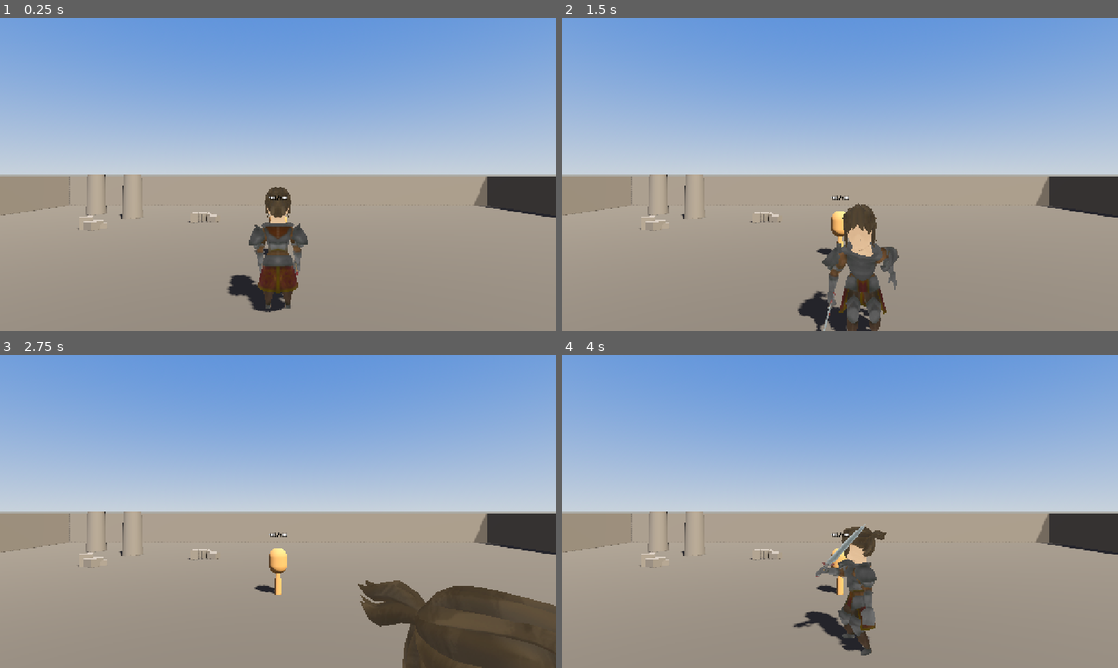
Above: before the commit, frames 1-4 (two rows, left to right).
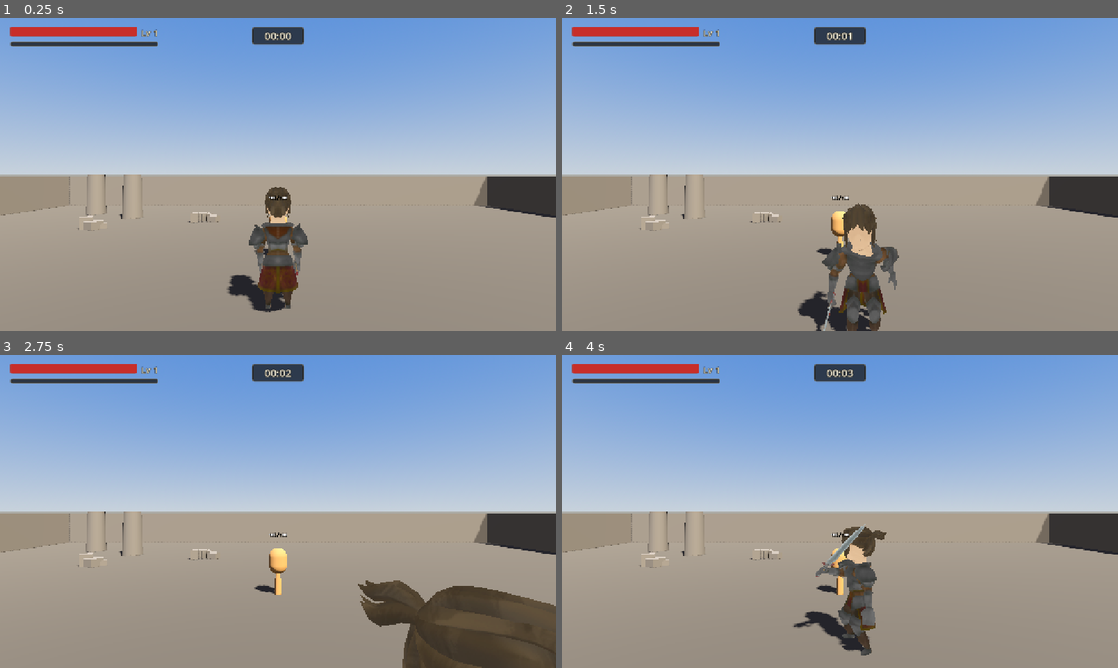
Above: after the commit, the same moments.

Repository: muzzammilminhas/ironhold
Game: Godot game, scene res://scenes/Main.tscn
The game is run twice, just before and just after one commit, with the same random seed, the same clock (stepped at 60 frames per second) and the same inputs.
Inputs:
- Up to frame 1 (0.25 s): no input
- Up to frame 2 (1.5 s): hold D (move_right) 0.53-1.28 s; tap Space (attack) at 0.6 s; tap Shift (dodge) at 0.8, 1.35 s; hold S (move_back) from 1.28 s (still down)
- Up to frame 3 (2.75 s): tap Space (attack) at 1.55, 2.1 s; release S (move_back) at 2.03 s; hold D (move_right) from 2.03 s (still down); tap Shift (dodge) at 2.3 s
- Up to frame 4 (4 s): release D (move_right) at 2.78 s; hold W (move_forward) 2.78-3.53 s; tap Shift (dodge) at 2.85, 3.8 s; tap Space (attack) at 3.05, 3.6 s; hold A (move_left) from 3.53 s (still down)

The runs differ from the first frame. In frame 1, 1.7% of the frame differs, in the area x 1-55%, y 2-10%; in frame 2, 1.7%; in frame 3, 1.7%; in frame 4, 1.7%.

Commit message:
Phase 6: HUD, death screen, restart flow
- hud.gd + HUD.tscn: health bar, XP bar, level badge, mm:ss run timer.
  Pure display - reads GameState via its existing signals, writes nothing.
- death_screen.gd + DeathScreen.tscn: on GameState.player_died, pauses the
  tree and reports survival time / enemies defeated / level reached.
  Restart calls get_tree().reload_current_scene() - GameState is an
  autoload and survives scene reloads, and main.gd already calls
  GameState.start_run() with a fresh seed on _ready(), so a full scene
  reload alone is enough to get a genuinely new run with no manual state
  teardown needed.
- player_controller.gd now reacts to its own death: freezes movement/input
  and plays the Death animation instead of just going inert.
- tools/phase6_test.gd exercises the full loop end to end: deal damage ->
  HUD bar matches GameState -> lethal damage -> tree pauses, death screen
  shows real stats, player marked dead -> click restart -> tree resumes,
  health/timer back to a fresh run's values, arena re-seeds.

Co-Authored-By: Claude Sonnet 5 <noreply@anthropic.com>

Diff:
--- /dev/null
+++ b/scenes/DeathScreen.tscn
@@ -0,0 +1,72 @@
+[gd_scene load_steps=3 format=3]
+
+[ext_resource type="Script" path="res://scripts/death_screen.gd" id="1"]
+
+[sub_resource type="StyleBoxFlat" id="StyleBox_button"]
+bg_color = Color(0.14, 0.12, 0.1, 0.95)
+border_width_left = 3
+border_width_top = 3
+border_width_right = 3
+border_width_bottom = 3
+border_color = Color(0.72, 0.6, 0.32, 1)
+corner_radius_top_left = 8
+corner_radius_top_right = 8
+corner_radius_bottom_right = 8
+corner_radius_bottom_left = 8
+content_margin_left = 24.0
+content_margin_top = 12.0
+content_margin_right = 24.0
+content_margin_bottom = 12.0
+
+[node name="DeathScreen" type="CanvasLayer"]
+process_mode = 3
+layer = 20
+script = ExtResource("1")
+
+[node name="Root" type="Control" parent="."]
+anchors_preset = 15
+anchor_right = 1.0
+anchor_bottom = 1.0
+
+[node name="Dim" type="ColorRect" parent="Root"]
+anchors_preset = 15
+anchor_right = 1.0
+anchor_bottom = 1.0
+color = Color(0, 0, 0, 0.7)
+mouse_filter = 1
+
+[node name="CenterContainer" type="CenterContainer" parent="Root"]
+anchors_preset = 15
+anchor_right = 1.0
+anchor_bottom = 1.0
+
+[node name="VBoxContainer" type="VBoxContainer" parent="Root/CenterContainer"]
+theme_override_constants/separation = 22
+alignment = 1
+
+[node name="Title" type="Label" parent="Root/CenterContainer/VBoxContainer"]
+horizontal_alignment = 1
+theme_override_font_sizes/font_size = 52
+theme_override_colors/font_color = Color(0.8, 0.18, 0.16, 1)
+theme_override_colors/font_outline_color = Color(0.08, 0.06, 0.05, 1)
+theme_override_constants/outline_size = 8
+text = "YOU DIED"
+
+[node name="StatsLabel" type="Label" parent="Root/CenterContainer/VBoxContainer"]
+horizontal_alignment = 1
+theme_override_font_sizes/font_size = 22
+theme_override_colors/font_color = Color(0.92, 0.88, 0.8, 1)
+theme_override_colors/font_outline_color = Color(0.08, 0.06, 0.05, 1)
+theme_override_constants/outline_size = 4
+text = "Survived 00:00
+Enemies defeated: 0
+Level reached: 1"
+
+[node name="RestartButton" type="Button" parent="Root/CenterContainer/VBoxContainer"]
+custom_minimum_size = Vector2(220, 56)
+size_flags_horizontal = 4
+theme_override_font_sizes/font_size = 22
+theme_override_styles/normal = SubResource("StyleBox_button")
+theme_override_styles/hover = SubResource("StyleBox_button")
+theme_override_styles/pressed = SubResource("StyleBox_button")
+text = "Try Again"
--- /dev/null
+++ b/scenes/HUD.tscn
@@ -0,0 +1,119 @@
+[gd_scene load_steps=6 format=3]
+
+[ext_resource type="Script" path="res://scripts/hud.gd" id="1"]
+
+[sub_resource type="StyleBoxFlat" id="StyleBox_bar_bg"]
+bg_color = Color(0.08, 0.07, 0.06, 0.75)
+border_width_left = 2
+border_width_top = 2
+border_width_right = 2
+border_width_bottom = 2
+border_color = Color(0.4, 0.36, 0.28, 0.9)
+corner_radius_top_left = 4
+corner_radius_top_right = 4
+corner_radius_bottom_right = 4
+corner_radius_bottom_left = 4
+
+[sub_resource type="StyleBoxFlat" id="StyleBox_health_fill"]
+bg_color = Color(0.78, 0.18, 0.16, 1)
+corner_radius_top_left = 3
+corner_radius_top_right = 3
+corner_radius_bottom_right = 3
+corner_radius_bottom_left = 3
+
+[sub_resource type="StyleBoxFlat" id="StyleBox_xp_fill"]
+bg_color = Color(0.55, 0.75, 0.9, 1)
+corner_radius_top_left = 3
+corner_radius_top_right = 3
+corner_radius_bottom_right = 3
+corner_radius_bottom_left = 3
+
+[sub_resource type="StyleBoxFlat" id="StyleBox_timer_bg"]
+bg_color = Color(0.08, 0.07, 0.06, 0.7)
+border_width_left = 2
+border_width_top = 2
+border_width_right = 2
+border_width_bottom = 2
+border_color = Color(0.4, 0.36, 0.28, 0.9)
+corner_radius_top_left = 6
+corner_radius_top_right = 6
+corner_radius_bottom_right = 6
+corner_radius_bottom_left = 6
+content_margin_left = 14.0
+content_margin_top = 4.0
+content_margin_right = 14.0
+content_margin_bottom = 4.0
+
+[node name="HUD" type="CanvasLayer"]
+layer = 5
+script = ExtResource("1")
+
+[node name="Root" type="Control" parent="."]
+anchors_preset = 15
+anchor_right = 1.0
+anchor_bottom = 1.0
+
+[node name="TopLeft" type="MarginContainer" parent="Root"]
+layout_mode = 1
+anchors_preset = 0
+offset_left = 24.0
+offset_top = 20.0
+offset_right = 364.0
+offset_bottom = 80.0
+
+[node name="VBox" type="VBoxContainer" parent="Root/TopLeft"]
+layout_mode = 2
+theme_override_constants/separation = 6
+
+[node name="HealthRow" type="HBoxContainer" parent="Root/TopLeft/VBox"]
+layout_mode = 2
+theme_override_constants/separation = 10
+
+[node name="HealthBar" type="ProgressBar" parent="Root/TopLeft/VBox/HealthRow"]
+custom_minimum_size = Vector2(280, 22)
+layout_mode = 2
+size_flags_horizontal = 3
+max_value = 100.0
+value = 100.0
+show_percentage = false
+theme_override_styles/background = SubResource("StyleBox_bar_bg")
+theme_override_styles/fill = SubResource("StyleBox_health_fill")
+
+[node name="LevelLabel" type="Label" parent="Root/TopLeft/VBox/HealthRow"]
+layout_mode = 2
+theme_override_font_sizes/font_size = 20
+theme_override_colors/font_color = Color(0.95, 0.9, 0.75, 1)
+theme_override_colors/font_outline_color = Color(0.1, 0.08, 0.05, 1)
+theme_override_constants/outline_size = 4
+text = "Lv 1"
+
+[node name="XPBar" type="ProgressBar" parent="Root/TopLeft/VBox"]
+custom_minimum_size = Vector2(0, 12)
+layout_mode = 2
+max_value = 20.0
+value = 0.0
+show_percentage = false
+theme_override_styles/background = SubResource("StyleBox_bar_bg")
+theme_override_styles/fill = SubResource("StyleBox_xp_fill")
+
+[node name="TopCenter" type="PanelContainer" parent="Root"]
+layout_mode = 1
+anchors_preset = 5
+anchor_left = 0.5
+anchor_right = 0.5
+offset_left = -60.0
+offset_top = 20.0
+offset_right = 60.0
+offset_bottom = 52.0
+grow_horizontal = 2
+theme_override_styles/panel = SubResource("StyleBox_timer_bg")
+
+[node name="TimerLabel" type="Label" parent="Root/TopCenter"]
+layout_mode = 2
+horizontal_alignment = 1
+vertical_alignment = 1
+theme_override_font_sizes/font_size = 24
+theme_override_colors/font_color = Color(0.95, 0.93, 0.85, 1)
+theme_override_colors/font_outline_color = Color(0.1, 0.08, 0.05, 1)
+theme_override_constants/outline_size = 5
+text = "00:00"
--- a/scenes/Main.tscn
+++ b/scenes/Main.tscn
@@ -7,6 +7,8 @@
 [ext_resource type="Script" path="res://scripts/main.gd" id="5"]
 [ext_resource type="Script" path="res://scripts/wave_spawner.gd" id="6"]
 [ext_resource type="Script" path="res://scripts/upgrade_system.gd" id="7"]
+[ext_resource type="PackedScene" path="res://scenes/HUD.tscn" id="8"]
+[ext_resource type="PackedScene" path="res://scenes/DeathScreen.tscn" id="9"]
 
 [node name="Main" type="Node3D"]
 script = ExtResource("5")
@@ -27,6 +29,10 @@
 [node name="UpgradeSystem" type="Node" parent="."]
 script = ExtResource("7")
 
+[node name="HUD" parent="." instance=ExtResource("8")]
+
+[node name="DeathScreen" parent="." instance=ExtResource("9")]
+
 [node name="CameraRig" type="Node3D" parent="."]
 transform = Transform3D(1, 0, 0, 0, 1, 0, 0, 0, 1, 0, 3.2, 6.5)
 script = ExtResource("3")
--- /dev/null
+++ b/scripts/death_screen.gd
@@ -0,0 +1,27 @@
+extends CanvasLayer
+## Shown on GameState.player_died: freezes the world, reports run stats, and
+## offers a restart. GameState is an autoload and survives scene reloads, so
+## reload_current_scene() gives a genuinely fresh run (new arena seed, reset
+## stats) without needing any manual state teardown here.
+
+@onready var _stats_label: Label = $Root/CenterContainer/VBoxContainer/StatsLabel
+@onready var _restart_button: Button = $Root/CenterContainer/VBoxContainer/RestartButton
+
+func _ready() -> void:
+	visible = false
+	GameState.player_died.connect(_on_player_died)
+	_restart_button.pressed.connect(_on_restart_pressed)
+
+func _on_player_died() -> void:
+	get_tree().paused = true
+	var minutes := int(GameState.run_time) / 60
+	var seconds := int(GameState.run_time) % 60
+	_stats_label.text = "Survived %02d:%02d\nEnemies defeated: %d\nLevel reached: %d" % [
+		minutes, seconds, GameState.enemies_defeated, GameState.level,
+	]
+	visible = true
+
+func _on_restart_pressed() -> void:
+	visible = false
+	get_tree().paused = false
+	get_tree().reload_current_scene()
--- /dev/null
+++ b/scripts/hud.gd
@@ -0,0 +1,31 @@
+extends CanvasLayer
+## Run HUD: health bar, XP bar, level badge, run timer. Pure display — reads
+## GameState, never writes it.
+
+@onready var _health_bar: ProgressBar = $Root/TopLeft/VBox/HealthRow/HealthBar
+@onready var _xp_bar: ProgressBar = $Root/TopLeft/VBox/XPBar
+@onready var _level_label: Label = $Root/TopLeft/VBox/HealthRow/LevelLabel
+@onready var _timer_label: Label = $Root/TopCenter/TimerLabel
+
+func _ready() -> void:
+	GameState.health_changed.connect(_on_health_changed)
+	GameState.xp_changed.connect(_on_xp_changed)
+	GameState.level_up.connect(_on_level_up)
+	_on_health_changed(GameState.health, GameState.max_health)
+	_on_xp_changed(GameState.xp, GameState.xp_to_next_level)
+	_on_level_up(GameState.level)
+
+func _process(_delta: float) -> void:
+	var t := int(GameState.run_time)
+	_timer_label.text = "%02d:%02d" % [t / 60, t % 60]
+
+func _on_health_changed(current: float, max_health: float) -> void:
+	_health_bar.max_value = max_health
+	_health_bar.value = current
+
+func _on_xp_changed(current: float, to_next: float) -> void:
+	_xp_bar.max_value = to_next
+	_xp_bar.value = current
+
+func _on_level_up(new_level: int) -> void:
+	_level_label.text = "Lv %d" % new_level
--- a/scripts/player_controller.gd
+++ b/scripts/player_controller.gd
@@ -41,14 +41,24 @@
 var _attack_target: Node3D = null
 var _hit_reaction_timer := 0.0
 var _vertical_velocity := 0.0
+var _is_dead := false
 
 func _ready() -> void:
 	add_to_group("player")
 	AnimUtils.mark_looping(_anim_player, ["Idle", "Run", "Walk"])
 	if _anim_player and _anim_player.has_animation("Idle"):
 		_anim_player.play("Idle")
+	GameState.player_died.connect(_on_player_died)
+
+func _on_player_died() -> void:
+	_is_dead = true
+	velocity = Vector3.ZERO
+	if _anim_player and _anim_player.has_animation("Death"):
+		_anim_player.play("Death")
 
 func _physics_process(delta: float) -> void:
+	if _is_dead:
+		return
 	_attack_cooldown_timer = maxf(0.0, _attack_cooldown_timer - delta)
 	_dodge_cooldown_timer = maxf(0.0, _dodge_cooldown_timer - delta)
 	_hit_reaction_timer = maxf(0.0, _hit_reaction_timer - delta)
@@ -172,7 +182,7 @@
 	_is_attacking = false
 
 func take_damage(amount: float, _source: Node) -> void:
-	if _dodge_timer > 0.0:
+	if _is_dead or _dodge_timer > 0.0:
 		return # brief invulnerability while rolling
 	GameState.take_damage(amount)
 	if not _is_attacking:
--- /dev/null
+++ b/tools/phase6_test.gd
@@ -0,0 +1,58 @@
+extends SceneTree
+## Dev utility: verifies the HUD reflects GameState changes, death pauses the
+## game and shows real stats, and the restart button reloads into a fresh
+## run. Not part of the shipped game.
+
+func _initialize() -> void:
+	_run().call_deferred()
+
+func _run() -> Callable:
+	return func():
+		var main: Node3D = load("res://scenes/Main.tscn").instantiate()
+		get_root().add_child(main)
+		# Godot's normal project-boot flow sets this automatically when
+		# loading run/main_scene; reload_current_scene() (used by the
+		# restart button) needs it, so set it explicitly since this harness
+		# instances the scene directly instead of going through that flow.
+		current_scene = main
+		await _wait_frames(10)
+
+		var game_state := get_root().get_node("/root/GameState")
+		var hud = main.get_node("HUD")
+		var death_screen = main.get_node("DeathScreen")
+		var player = main.get_node("Player")
+
+		# --- HUD reflects damage ---
+		game_state.take_damage(30.0)
+		await _wait_frames(3)
+		var health_bar: ProgressBar = hud.get_node("Root/TopLeft/VBox/HealthRow/HealthBar")
+		print("health after 30 dmg: game_state=%s hud_bar=%s" % [game_state.health, health_bar.value])
+		print("PASS HUD tracks health" if absf(health_bar.value - 70.0) < 0.01 else "FAIL HUD tracks health")
+
+		# --- Death: pause, stats, player animation ---
+		game_state.take_damage(1000.0)
+		await _wait_frames(5)
+		print("run_active after lethal damage: ", game_state.run_active)
+		print("tree paused: ", get_root().get_tree().paused)
+		print("death screen visible: ", death_screen.visible)
+		print("PASS death pauses and shows screen" if (get_root().get_tree().paused and death_screen.visible) else "FAIL death pauses and shows screen")
+		var stats_label: Label = death_screen.get_node("Root/CenterContainer/VBoxContainer/StatsLabel")
+		print("death stats text: ", stats_label.text)
+		print("player is_dead: ", player.get("_is_dead"))
+		print("PASS player marked dead" if player.get("_is_dead") else "FAIL player marked dead")
+
+		# --- Restart ---
+		var restart_button: Button = death_screen.get_node("Root/CenterContainer/VBoxContainer/RestartButton")
+		restart_button.pressed.emit()
+		await _wait_frames(15)
+		print("tree paused after restart: ", get_root().get_tree().paused)
+		print("health after restart: ", game_state.health)
+		print("run_time after restart: ", game_state.run_time)
+		print("PASS restart resets run" if (not get_root().get_tree().paused and game_state.health == game_state.max_health and game_state.run_time < 1.0) else "FAIL restart resets run")
+
+		print("DONE")
+		quit()
+
+func _wait_frames(n: int) -> void:
+	for i in range(n):
+		await process_frame
--- /dev/null
+++ b/tools/preview_hud_death.gd
@@ -0,0 +1,32 @@
+extends SceneTree
+## Dev utility: screenshots the live HUD, then forces death and screenshots
+## the death screen. Not part of the shipped game.
+
+func _initialize() -> void:
+	_run().call_deferred()
+
+func _run() -> Callable:
+	return func():
+		var main: Node3D = load("res://scenes/Main.tscn").instantiate()
+		get_root().add_child(main)
+		current_scene = main
+		await _wait_frames(10)
+
+		var game_state := get_root().get_node("/root/GameState")
+		game_state.take_damage(35.0)
+		game_state.add_xp(12.0)
+		await _wait_frames(10)
+		var img := get_root().get_texture().get_image()
+		img.save_png("C:/Users/muzza/AppData/Local/Temp/claude/D--Muzammil-Misc-Projects-Ironhold/162aba76-bc9f-4782-a171-4b0e5bd9efa5/scratchpad/hud_live.png")
+
+		game_state.take_damage(1000.0)
+		await _wait_frames(10)
+		var img2 := get_root().get_texture().get_image()
+		img2.save_png("C:/Users/muzza/AppData/Local/Temp/claude/D--Muzammil-Misc-Projects-Ironhold/162aba76-bc9f-4782-a171-4b0e5bd9efa5/scratchpad/death_screen.png")
+
+		print("saved")
+		quit()
+
+func _wait_frames(n: int) -> void:
+	for i in range(n):
+		await process_frame
Not shown: 1 places in scenes/Main.tscn that only renumber resources
Not shown, added: scripts/death_screen.gd.uid
Not shown, added: scripts/hud.gd.uid
Not shown, added: tools/phase6_test.gd.uid
Not shown, added: tools/preview_hud_death.gd.uid
